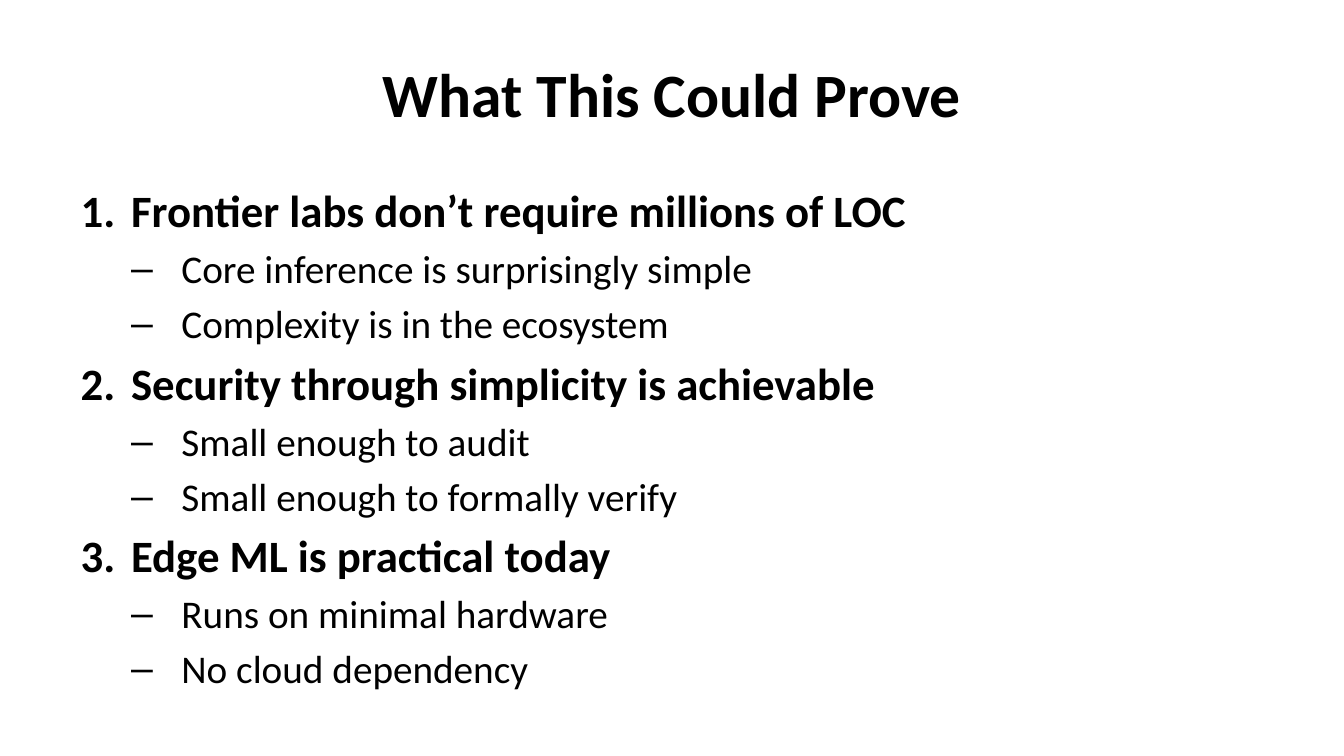
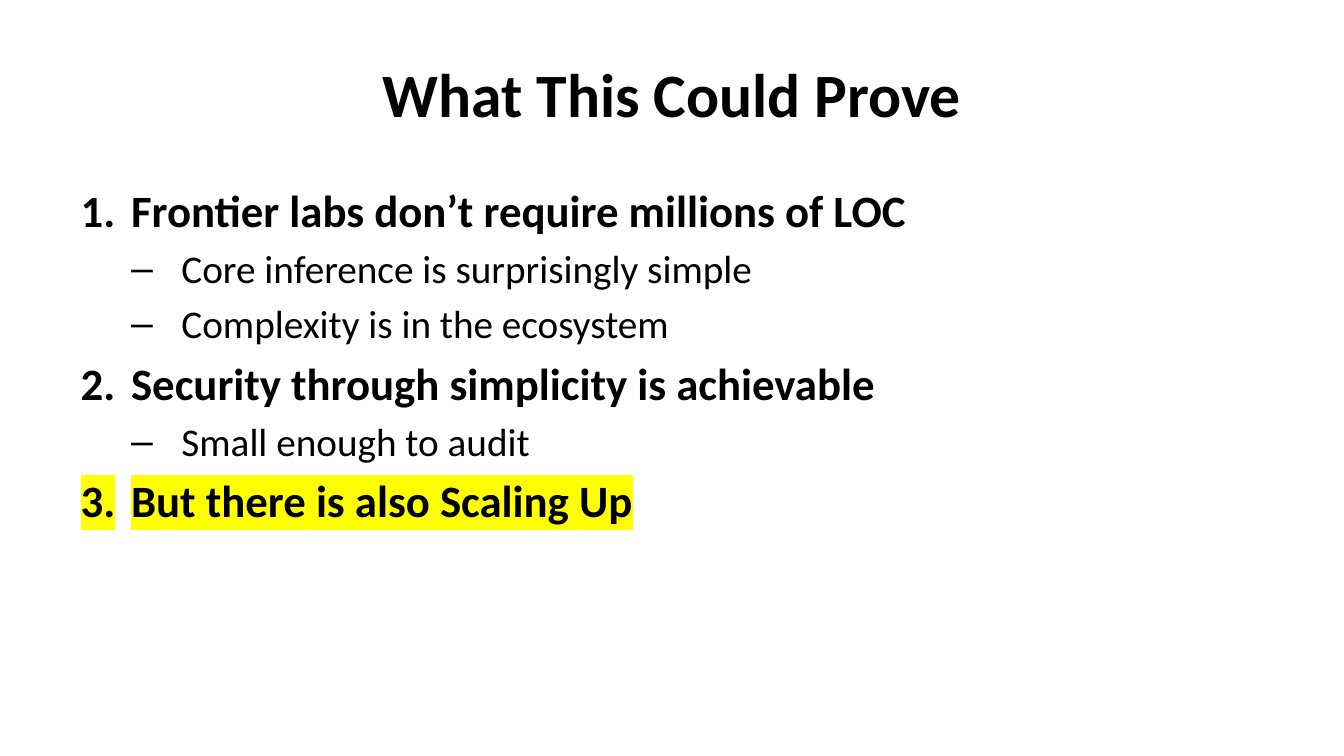
Before and after one commit to luiscosio/muInference, a slide deck: slide 19 of documentation/muinferece-slides.pptx (slide 18 before the commit). Drawn at 1344x756 pixels with LibreOffice and Linux fonts; fonts in the diff are those of the drawing. Boxes give left, top, right and bottom in pixels: in the first picture for what was removed or moved away, otherwise in the second. Text is boxed around its words. In the diff, an @@ line names an element or a change of style, - is before the commit and + after.

```diff
--- a/documentation/muinferece-slides.pptx
+++ b/documentation/muinferece-slides.pptx
@@ text at bbox=[131, 485, 632, 525]: text changed; size 21 to 24 pt; bold on @@
-  – Small enough to formally verify
-3. Edge ML is practical today
-  – Runs on minimal hardware
-  – No cloud dependency
+3. But there is also Scaling Up
```
Also in this commit, not shown: 10 other slides changed, 1 slide added, 3 other files.
